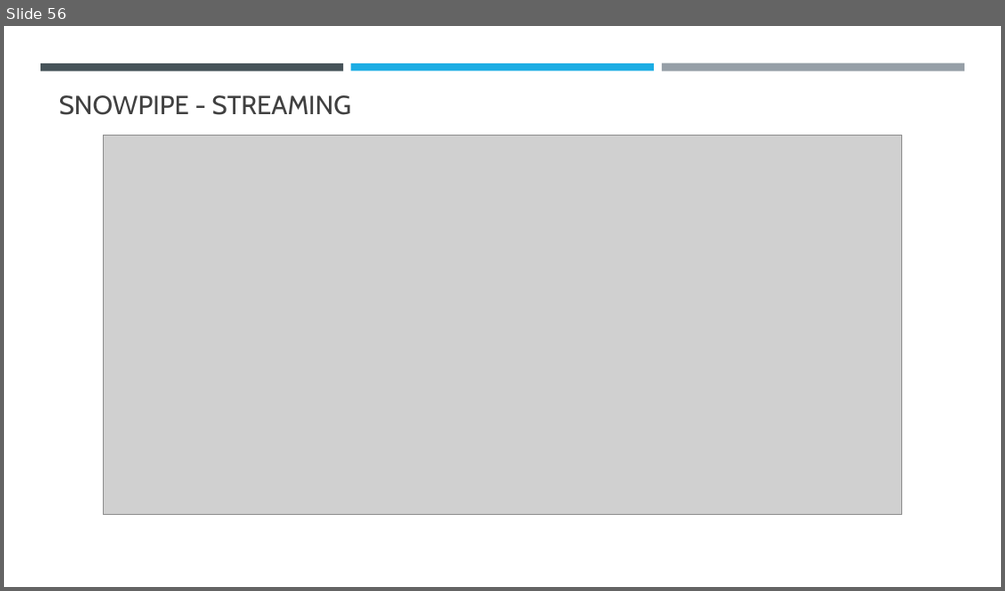
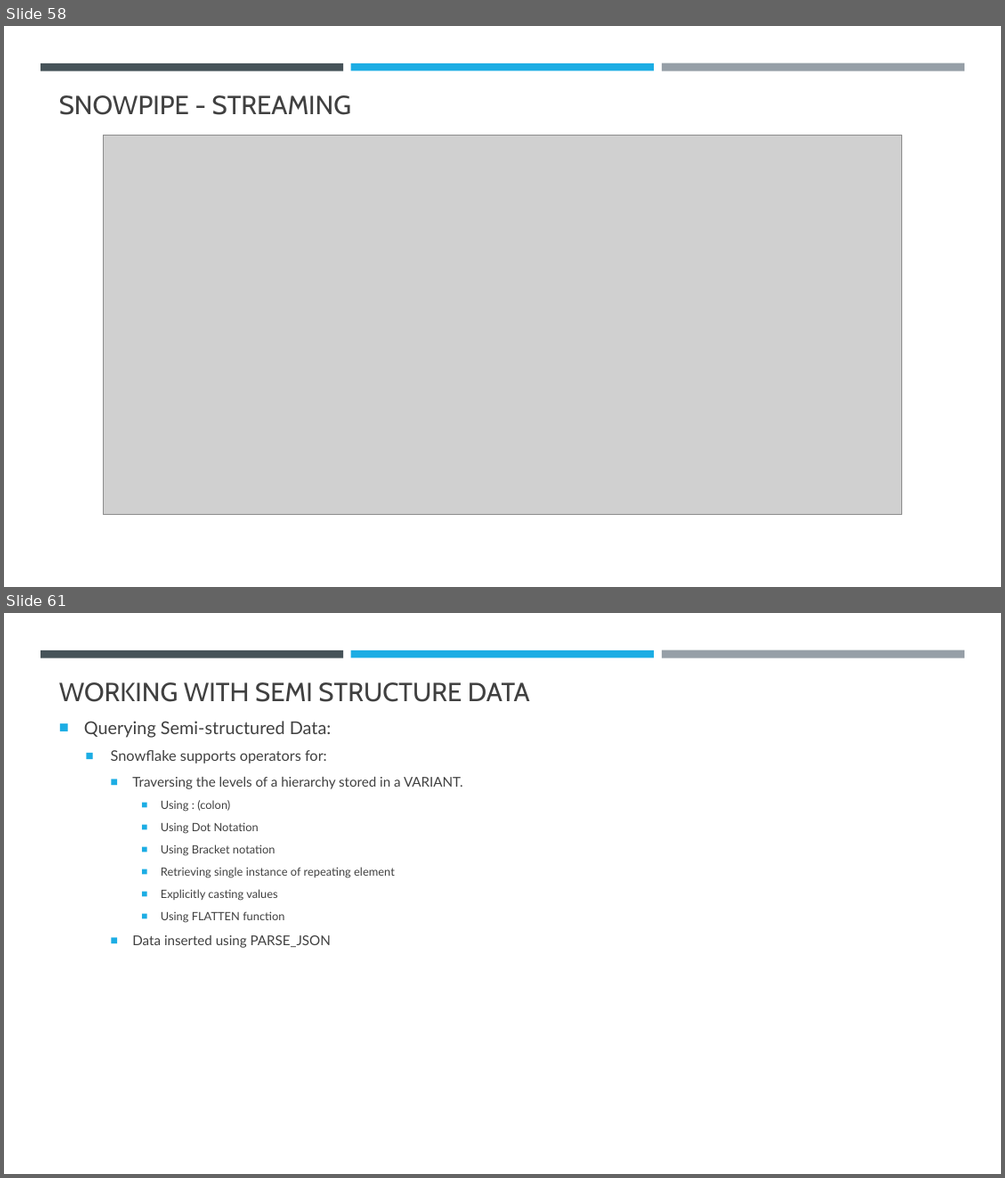
Before and after one commit to umeshmahajan/azure-brainworks2023, a slide deck: docs/Azure-Snowflake.pptx. Shown one above the other, each under a label of ours: slide 56 before the commit, slides 58 and 61 after it; the slides between them are not shown. The pictures are 1005x591 and 1005x1178 pixels, drawn with LibreOffice and Linux fonts; fonts in the diff are those of the drawing; grey boxes stand for pictures. Boxes give left, top, right and bottom in pixels: in the first picture for what was removed or moved away, otherwise in the second. Text is boxed around its words. In the diff, an @@ line names an element or a change of style, - is before the commit and + after.

```diff
--- a/docs/Azure-Snowflake.pptx
+++ b/docs/Azure-Snowflake.pptx
@@ slide 61 added at (x1=4, y1=613, x2=1001, y2=1174), background #FFFFFF; not listed: 3 template elements that a slide beside it also shows @@
@@ title added at (x1=59, y1=682, x2=530, y2=702), 25.2 pt, text #404040 @@
+WORKING WITH SEMI STRUCTURE DATA
@@ text added at (x1=84, y1=721, x2=463, y2=948), 11 pt, text #404040 @@
+■ Querying Semi-structured Data:
+  ■ Snowflake supports operators for:
+    ■ Traversing the levels of a hierarchy stored in a VARIANT.
+      ■ Using : (colon)
+      ■ Using Dot Notation
+      ■ Using Bracket notation
+      ■ Retrieving single instance of repeating element
+      ■ Explicitly casting values
+      ■ Using FLATTEN function
+    ■ Data inserted using PARSE_JSON
@@ what was slide 56 is now slide 58 @@
```
Also in this commit, not shown: 2 slides changed, 9 other slides added, 3 other files.
